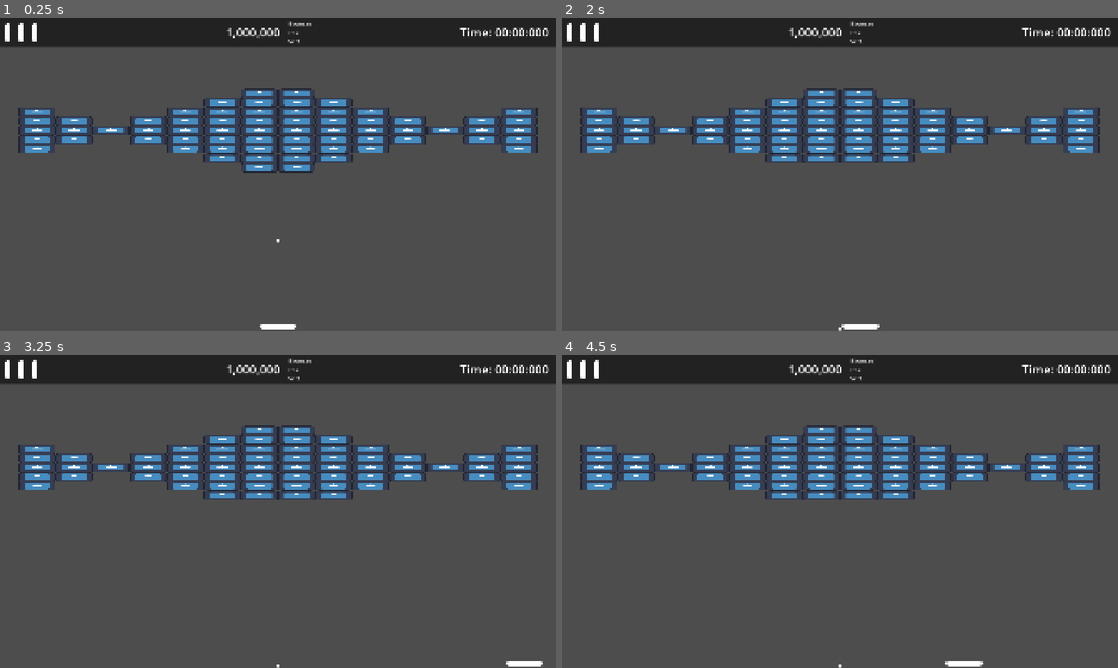
Above: before the commit, frames 1-4 (two rows, left to right).
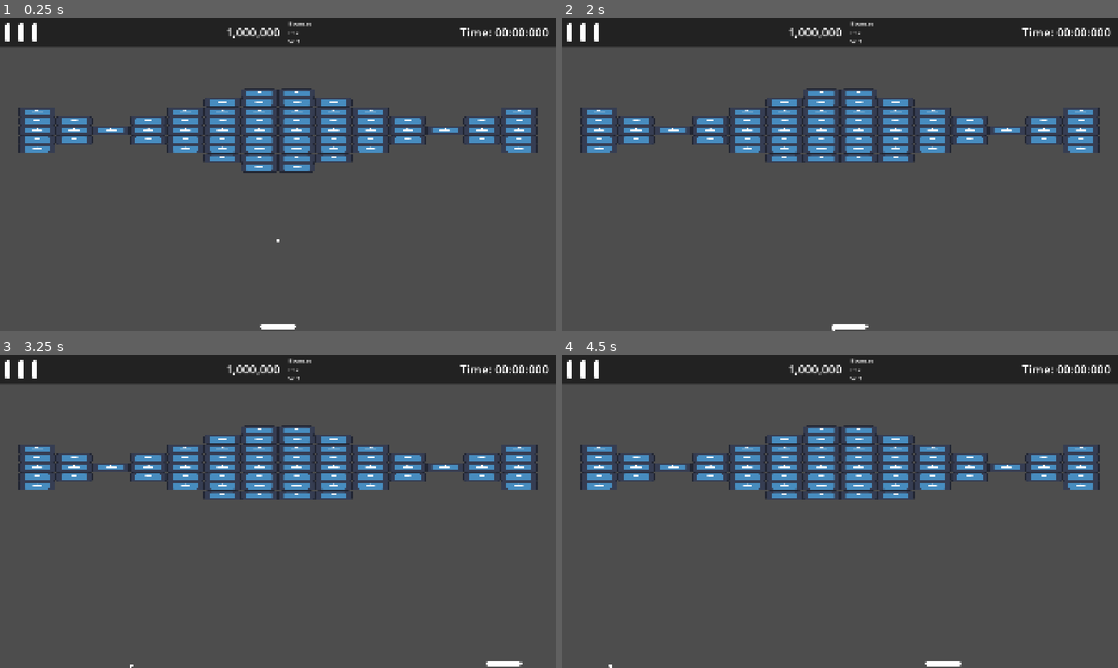
Above: after the commit, the same moments.

Repository: Fox-Alpha/BrickBreaker-MiniGame
Game: Godot game, scene res://scenes/game/main_game.tscn
The game is run twice, just before and just after one commit, with the same random seed, the same clock (stepped at 60 frames per second) and the same inputs. The engine's default icon, where the game draws it, is replaced by a stand-in: a white triangle on a blue panel in a dark square.
Inputs:
- Up to frame 1 (0.25 s): no input
- Up to frame 2 (2 s): tap Enter at 0.5 s; hold D (p1_right) 0.53-1.28 s; hold A (p1_left) from 1.28 s (still down)
- Up to frame 3 (3.25 s): release A (p1_left) at 2.03 s; hold D (p1_right) from 2.03 s (still down)
- Up to frame 4 (4.5 s): release D (p1_right) at 3.53 s; hold A (p1_left) from 3.53 s (still down)

The runs differ from the first frame. In frame 1, less than 0.1% of the frame differs, in the area x 46-54%, y 97-99%; in frame 2, less than 0.1%; in frame 3, 0.2%; in frame 4, 0.2%, in the area x 8-76%, y 97-100%.

Commit message:
Chg: coillision behavior for RidgidBody

Diff:
--- a/scenes/brick/brick.tscn
+++ b/scenes/brick/brick.tscn
@@ -9,7 +9,6 @@
 [node name="Brick" type="StaticBody2D" unique_id=1447131663]
 scale = Vector2(1, 0.25)
 collision_layer = 2
-collision_mask = 0
 script = ExtResource("1_k3dtg")
 
 [node name="Sprite2D" type="Sprite2D" parent="." unique_id=1112187752]
--- a/scenes/paddle/paddle_controller.tscn
+++ b/scenes/paddle/paddle_controller.tscn
@@ -8,8 +8,11 @@
 size = Vector2(8, 32)
 
 [node name="PaddleController" type="CharacterBody2D" unique_id=1863049164]
+texture_filter = 1
 scale = Vector2(4, 2)
+collision_mask = 0
 motion_mode = 1
+platform_on_leave = 2
 script = ExtResource("1_nhapd")
 
 [node name="Paddle" type="Sprite2D" parent="." unique_id=2122152647]
--- a/scenes/world_border/world_boundarys.tscn
+++ b/scenes/world_border/world_boundarys.tscn
@@ -1,6 +1,8 @@
 [gd_scene format=3 uid="uid://nudge2df6xa1"]
 
 [ext_resource type="Script" uid="uid://wbtkimgbyan" path="res://scenes/world_border/world_boundarys.gd" id="1_dmdjc"]
+
+[sub_resource type="PhysicsMaterial" id="PhysicsMaterial_w37og"]
 
 [sub_resource type="WorldBoundaryShape2D" id="WorldBoundaryShape2D_yp6xr"]
 distance = 5.0
@@ -23,6 +25,7 @@
 position = Vector2(-128, 0)
 rotation = 1.5708
 collision_layer = 128
+physics_material_override = SubResource("PhysicsMaterial_w37og")
 
 [node name="Collision" type="CollisionShape2D" parent="LeftBorder" unique_id=1155303382]
 shape = SubResource("WorldBoundaryShape2D_yp6xr")
